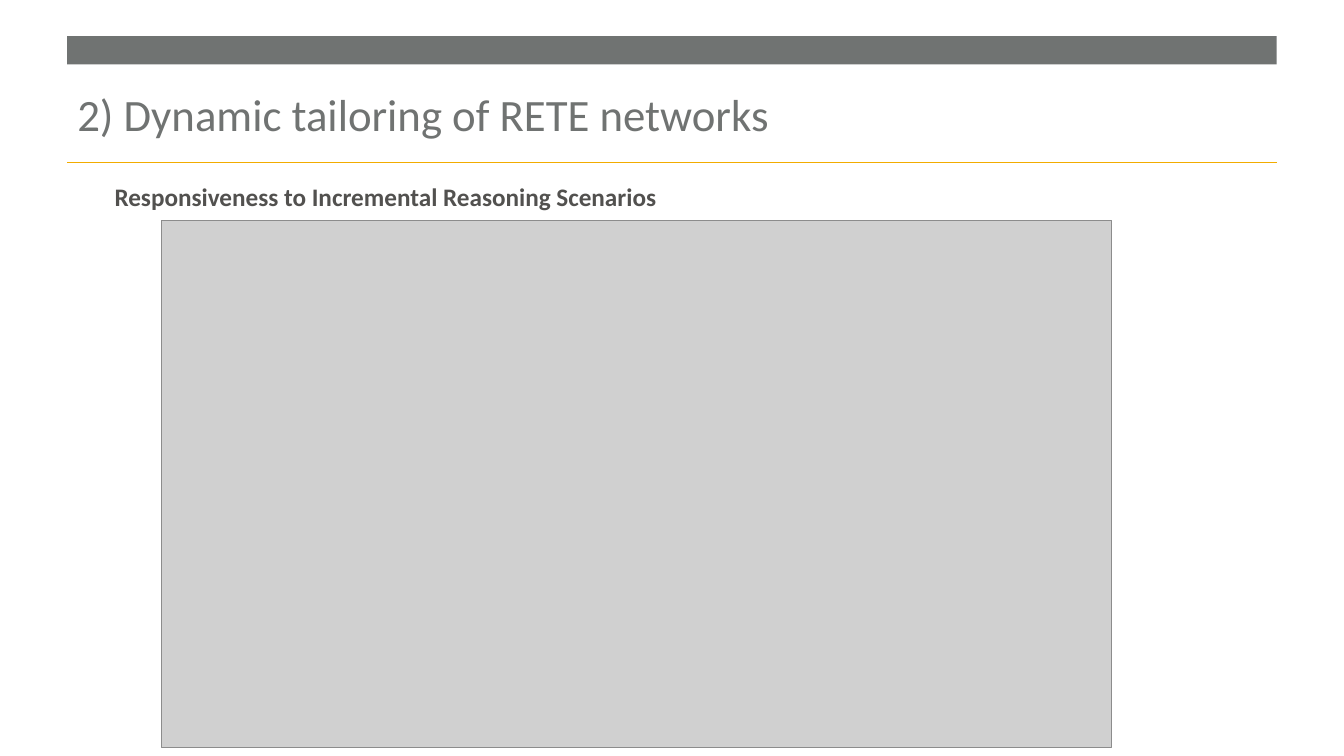
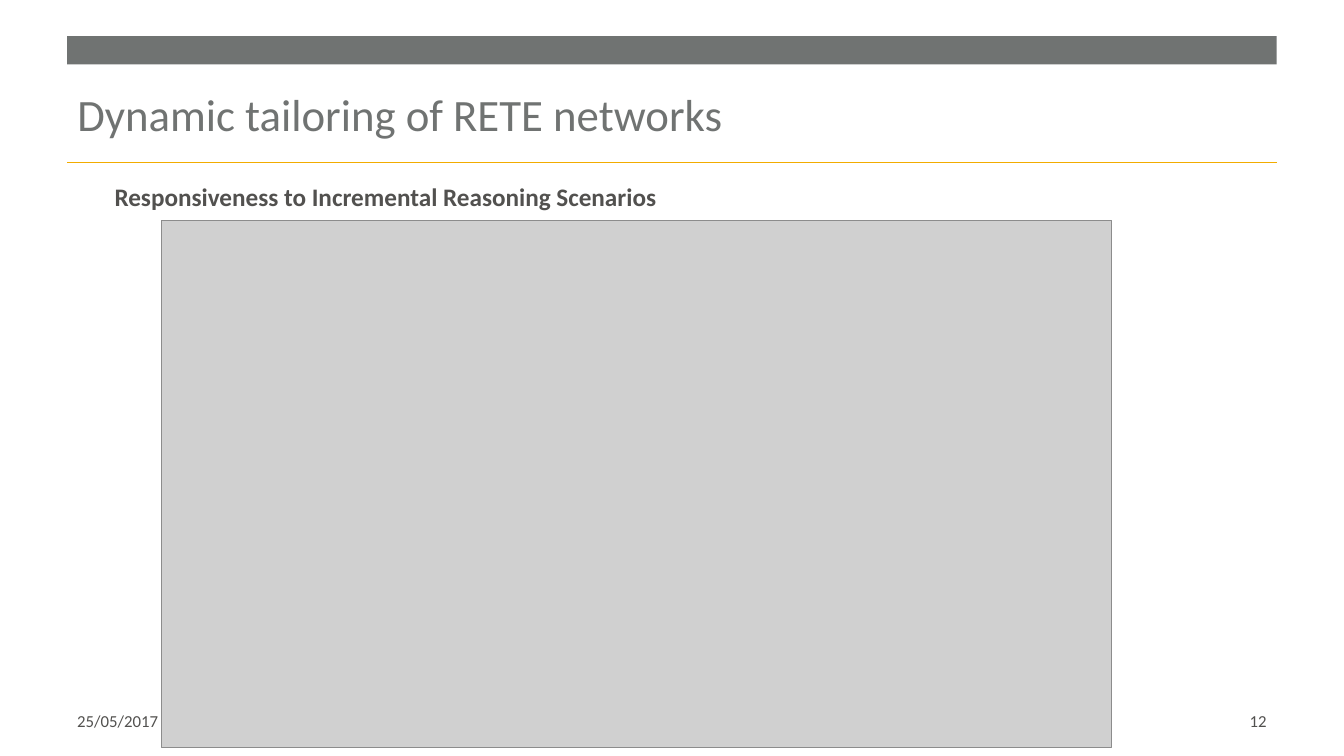
Before and after one commit to RuleML/ruleml-website, a slide deck: slide 12 of talks/WilliamVanWoensel-BottomUpOWL2RL-RuleMLWebinar-2017-05-26.pptx. Drawn at 1344x756 pixels with LibreOffice and Linux fonts; fonts in the diff are those of the drawing; grey boxes stand for pictures; background and template pictures are left out. Boxes give left, top, right and bottom in pixels: in the first picture for what was removed or moved away, otherwise in the second. Text is boxed around its words. In the diff, an @@ line names an element or a change of style, - is before the commit and + after.

```diff
--- a/talks/WilliamVanWoensel-BottomUpOWL2RL-RuleMLWebinar-2017-05-26.pptx
+++ b/talks/WilliamVanWoensel-BottomUpOWL2RL-RuleMLWebinar-2017-05-26.pptx
@@ title at (x1=77, y1=100, x2=722, y2=139): text changed @@
-2) Dynamic tailoring of RETE networks
+Dynamic tailoring of RETE networks
@@ text added at (x1=77, y1=715, x2=158, y2=728), 12 pt, text #52514F @@
+25/05/2017
@@ page number added at (x1=1250, y1=716, x2=1267, y2=727), 12 pt, text #52514F @@
+12
```
Also in this commit, not shown: 16 other slides changed, 4 slides added, 1 other file.
